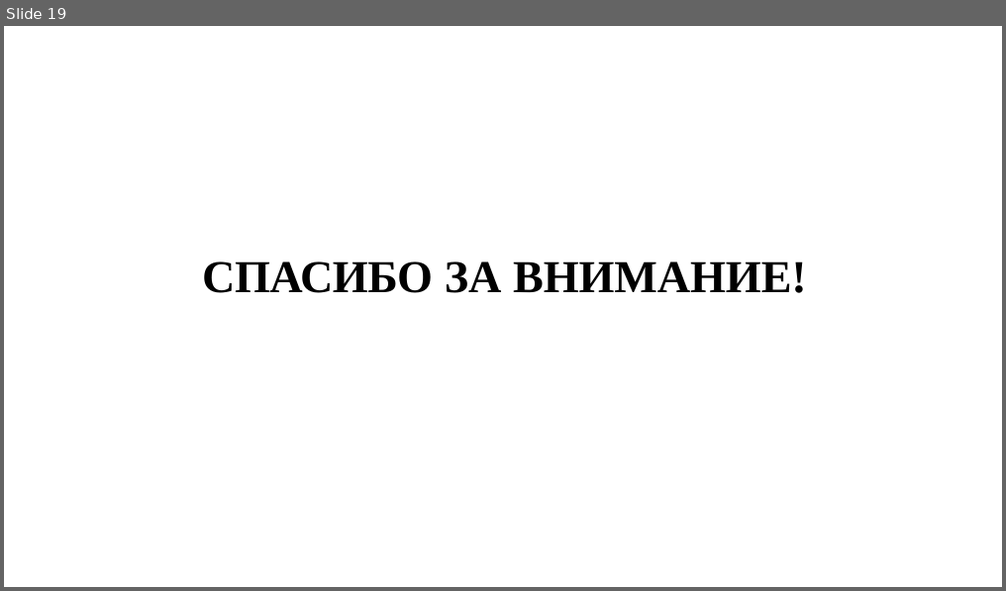
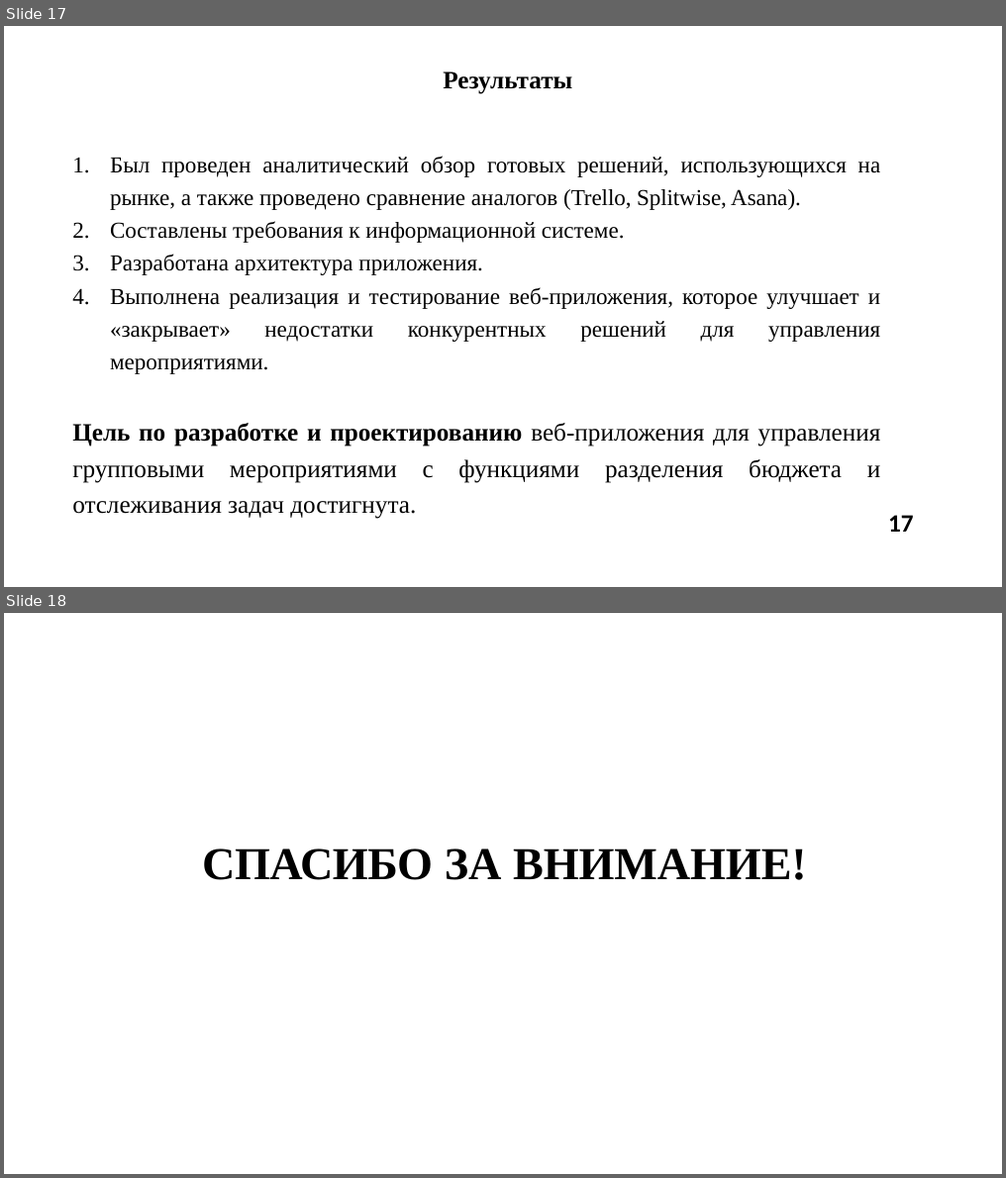
Before and after one commit to PabloPerdolie/eventManagement, a slide deck: диплом/ПРЕДДИПЛОМНАЯ_ПРАКТИКА/ПДП_Презентация_ИКБО-30-21_ПарусовПА.pptx. Shown one above the other, each under a label of ours: slide 19 before the commit, slides 17 and 18 after it. The pictures are 1006x591 and 1006x1178 pixels, drawn with LibreOffice and Linux fonts; fonts in the diff are those of the drawing; background and template pictures are left out. Boxes give left, top, right and bottom in pixels: in the first picture for what was removed or moved away, otherwise in the second. Text is boxed around its words. In the diff, an @@ line names an element or a change of style, - is before the commit and + after.

```diff
--- a/диплом/ПРЕДДИПЛОМНАЯ_ПРАКТИКА/ПДП_Презентация_ИКБО-30-21_ПарусовПА.pptx
+++ b/диплом/ПРЕДДИПЛОМНАЯ_ПРАКТИКА/ПДП_Презентация_ИКБО-30-21_ПарусовПА.pptx
@@ slide 17 added at [4, 26, 1002, 587], background #FFFFFF @@
@@ title added at [443, 72, 572, 94], 24 pt, text #000000, bold @@
+Результаты
@@ text added at [72, 156, 881, 519], 22 pt, text #000000 @@
+1. Был проведен аналитический обзор готовых решений, использующихся на рынке, а также проведено сравнение аналогов (Trello, Splitwise, Asana).
+2. Составлены требования к информационной системе.
+3. Разработана архитектура приложения.
+4. Выполнена реализация и тестирование веб-приложения, которое улучшает и «закрывает» недостатки конкурентных решений для управления мероприятиями.
+Цель по разработке и проектированию веб-приложения для управления групповыми мероприятиями с функциями разделения бюджета и отслеживания задач достигнута.
@@ page number added at [888, 515, 914, 532], 24 pt, text #000000, bold @@
+17
@@ what was slide 19 is now slide 18 @@
```
Also in this commit, not shown: 13 slides changed, 3 other slides added, 5 slides removed, 31 other files.
